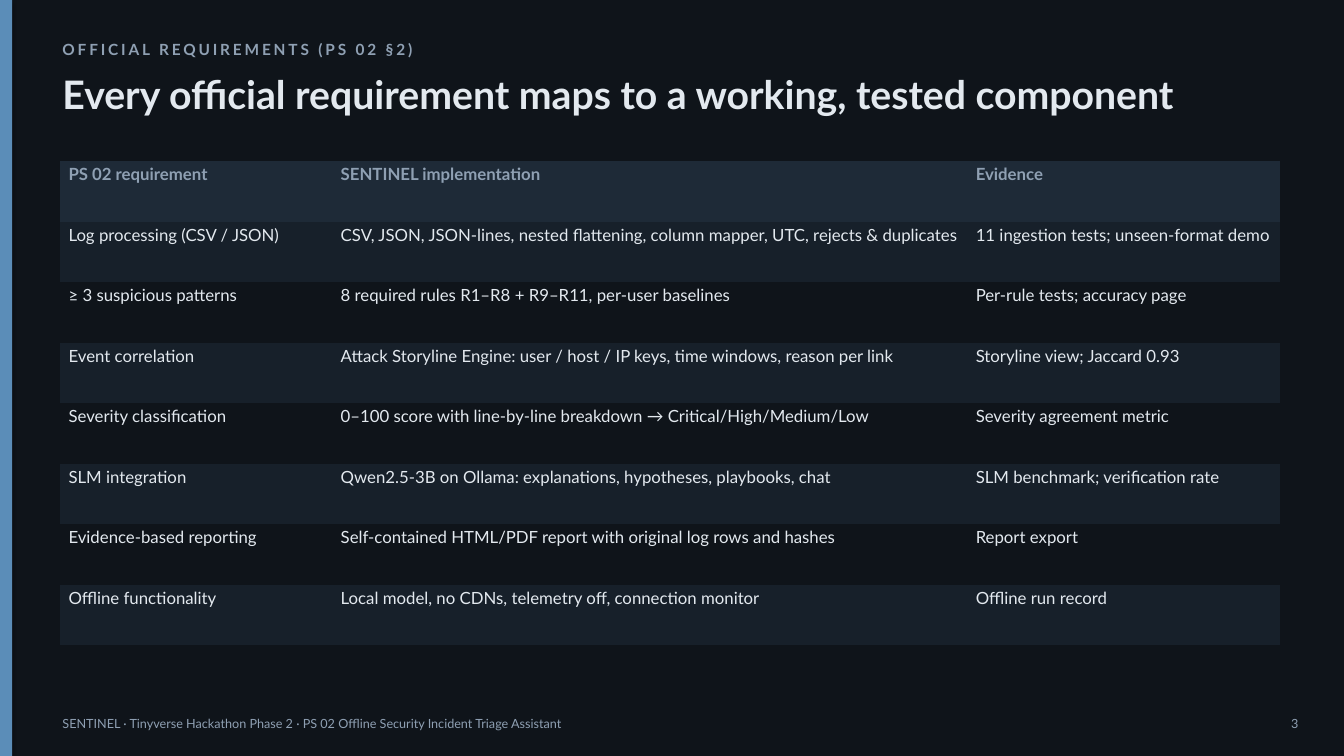
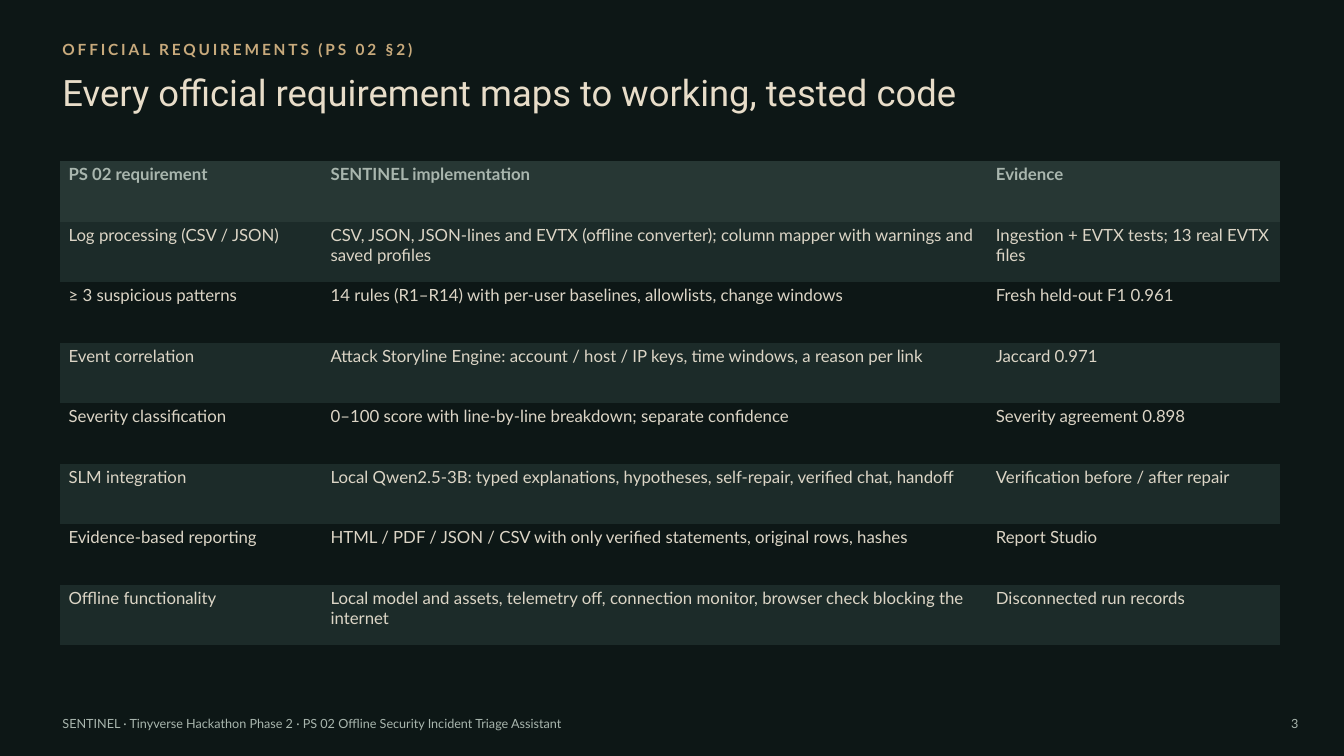
Before and after one commit to dakshitha0705/SENTINEL, a slide deck: slide 3 of presentation/SENTINEL_Tinyverse_PS02.pptx. Drawn at 1344x756 pixels with LibreOffice and Linux fonts; fonts in the diff are those of the drawing. Boxes give left, top, right and bottom in pixels: in the first picture for what was removed or moved away, otherwise in the second. Text is boxed around its words. In the diff, an @@ line names an element or a change of style, - is before the commit and + after.

```diff
--- a/presentation/SENTINEL_Tinyverse_PS02.pptx
+++ b/presentation/SENTINEL_Tinyverse_PS02.pptx
@@ background #0F141A to #0D1716 @@
@@ rectangle removed at [0, 0, 12, 756] @@
@@ text "OFFICIAL REQUIREMENTS (PS 02 §2)" at [62, 43, 413, 57]: text colour #8FA0B3 to #C8AA7C @@
@@ text at [62, 78, 957, 114]: text changed; size 28 to 26 pt; font Lato to Roboto; text colour #E3E9EF to #E8DDC9; bold off @@
-Every official requirement maps to a working, tested component
+Every official requirement maps to working, tested code
@@ table at [60, 161, 1280, 645] @@
-row 2, column 2: CSV, JSON, JSON-lines, nested flattening, column mapper, UTC, rejects & duplicates
+row 2, column 2: CSV, JSON, JSON-lines and EVTX (offline converter); column mapper with warnings and saved profiles
-row 2, column 3: 11 ingestion tests; unseen-format demo
+row 2, column 3: Ingestion + EVTX tests; 13 real EVTX files
-row 3, column 2: 8 required rules R1–R8 + R9–R11, per-user baselines
+row 3, column 2: 14 rules (R1–R14) with per-user baselines, allowlists, change windows
-row 3, column 3: Per-rule tests; accuracy page
+row 3, column 3: Fresh held-out F1 0.961
-row 4, column 2: Attack Storyline Engine: user / host / IP keys, time windows, reason per link
+row 4, column 2: Attack Storyline Engine: account / host / IP keys, time windows, a reason per link
-row 4, column 3: Storyline view; Jaccard 0.93
+row 4, column 3: Jaccard 0.971
-row 5, column 2: 0–100 score with line-by-line breakdown → Critical/High/Medium/Low
+row 5, column 2: 0–100 score with line-by-line breakdown; separate confidence
-row 5, column 3: Severity agreement metric
+row 5, column 3: Severity agreement 0.898
-row 6, column 2: Qwen2.5-3B on Ollama: explanations, hypotheses, playbooks, chat
+row 6, column 2: Local Qwen2.5-3B: typed explanations, hypotheses, self-repair, verified chat, handoff
-row 6, column 3: SLM benchmark; verification rate
+row 6, column 3: Verification before / after repair
-row 7, column 2: Self-contained HTML/PDF report with original log rows and hashes
+row 7, column 2: HTML / PDF / JSON / CSV with only verified statements, original rows, hashes
-row 7, column 3: Report export
+row 7, column 3: Report Studio
-row 8, column 2: Local model, no CDNs, telemetry off, connection monitor
+row 8, column 2: Local model and assets, telemetry off, connection monitor, browser check blocking the internet
-row 8, column 3: Offline run record
+row 8, column 3: Disconnected run records
@@ fill #1E2A37 to #273734 in row 1 @@
@@ fill #17202A to #1C2B29 in 12 cells @@
@@ fill #0F141A to #0D1716 in 9 cells @@
@@ text colour #8FA0B3 to #A9B6AE in "PS 02 requirement", "SENTINEL implementation", "Evidence" @@
@@ text colour #E3E9EF to #DCD5C6 in "Log processing (CSV / JSON)", "≥ 3 suspicious patterns", "Event correlation", "Severity classification" and 3 more places @@
@@ text "SENTINEL · Tinyverse Hackathon Phase ..." at [62, 718, 561, 731]: text colour #8FA0B3 to #A9B6AE @@
@@ text "3" at [1291, 719, 1298, 728]: text colour #8FA0B3 to #A9B6AE @@
```
Also in this commit, not shown: 9 other slides changed, 8 slides added, 5 slides removed, 36 other files.
